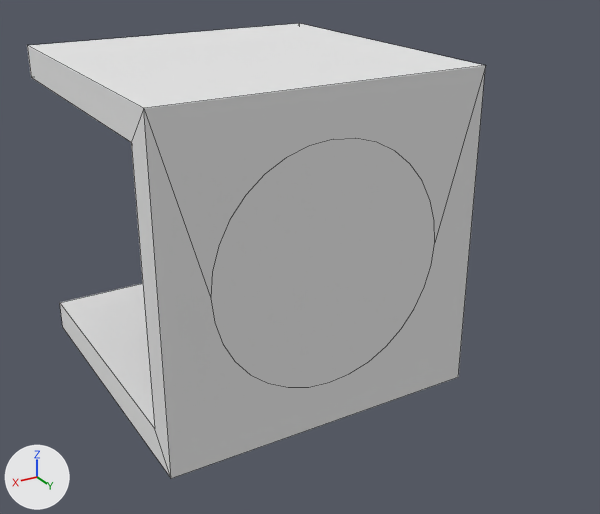
An edit to the OBJ model app/src/main/assets/models/levelStarter/end.obj, drawn before and after from the same camera.
Rendered twice from a 50 mm camera at (2.28, 4.46, 1.84) aimed at (-0.05, 0.6, -0.09). Arrows for +X, +Y and +Z are at lower left; the lights stay in place. Mesh edges are drawn as thin lines. Where no turn or scale is listed for an object, it has been applied to the vertices.

In view in the first picture: 'Cube_Cube.001'.
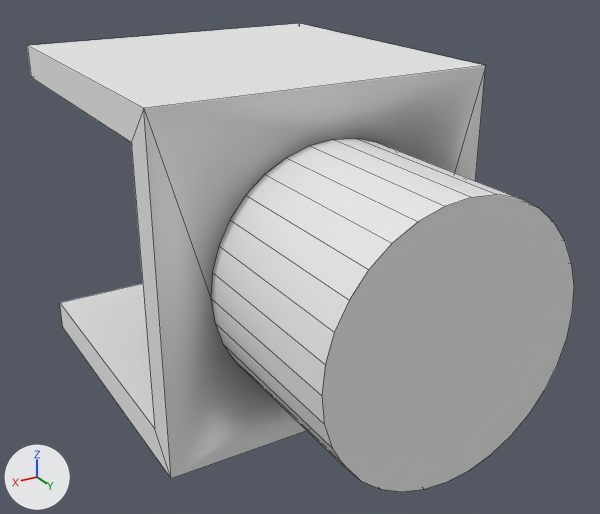
Where the change shows, as pixel boxes (x1, y1, x2, y2) in the pictures (600 x 514 px):
'Cube_Cube.001', reshaped (19% wider): before (27, 23, 485, 479); after (27, 23, 574, 492)
part 1 of me_cube_cube_001, built on: before (211, 138, 434, 387); after (211, 138, 574, 492)

Patch to the scene script:
```diff
--- a/app/src/main/assets/models/levelStarter/end.obj.py
+++ b/app/src/main/assets/models/levelStarter/end.obj.py
@@ me_cube_cube_001 @@
 # used by ob_cube_cube_001; location = (0.0, 0.0, 0.0)
-me_cube_cube_001.from_pydata(...)  # 112 vertices, 50 faces, 2 loose edges; spans x -1.0..1.0, y -1.0..1.0, z -1.0..1.0
+me_cube_cube_001.from_pydata(...)  # 144 vertices, 81 faces, 2 loose edges; spans x -1.0..1.0, y -1.0..2.05, z -1.0..1.0
+# me_cube_cube_001 part 1
+# 2 faces are deleted
+# 1 vertex is added at (-0.66, 2.05, 0.27)
+# 31 new vertices lie (0.0, 1.04, 0.0) away from vertices in x -0.72..0.72, y 1.0, z -0.72..0.72
+# 33 new faces join them
 me_cube_cube_001.materials.append(mat_none)
```
